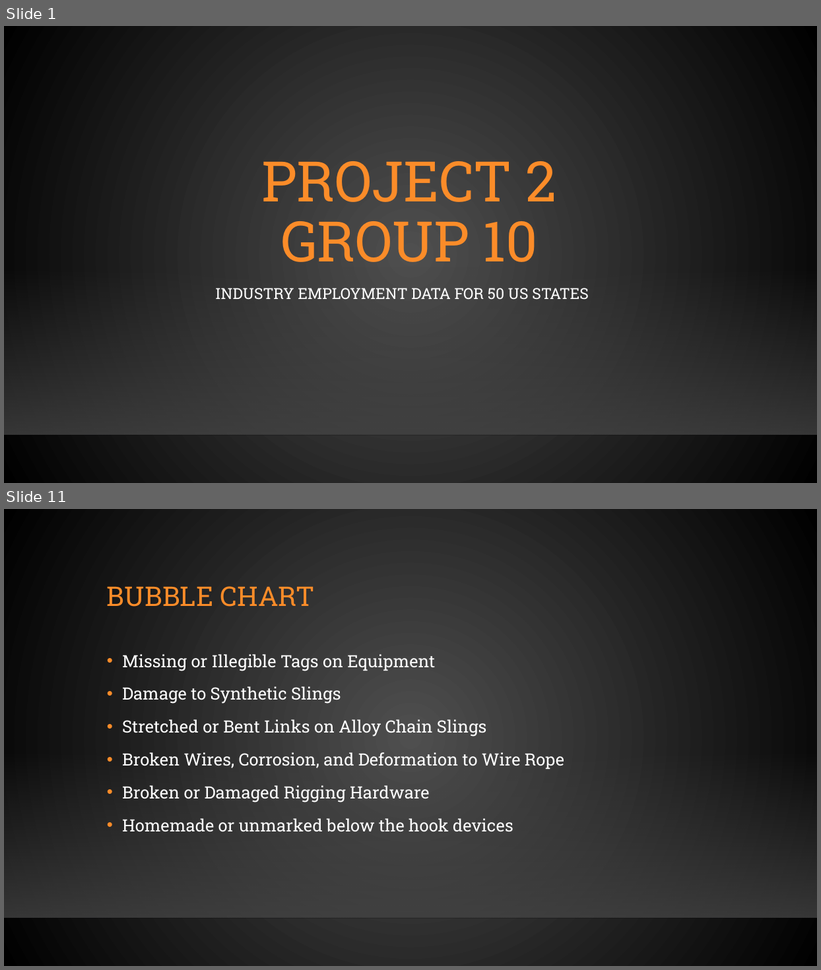
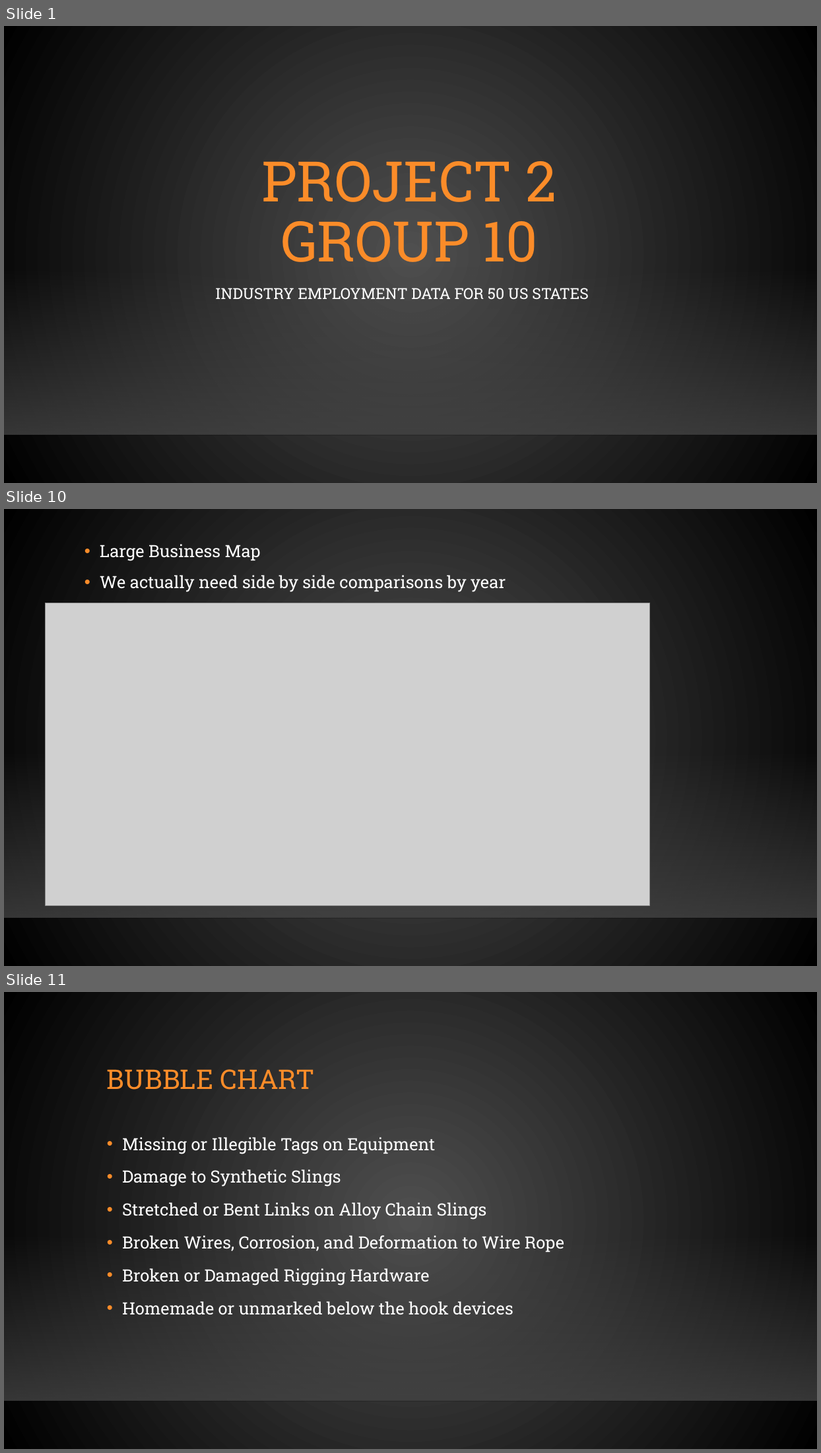
Before and after one commit to jobongie/group10_project2, a slide deck: Project_2_Group_10.pptx. Shown one above the other, each under a label of ours: slides 1 and 11 before the commit, slides 1, 10 and 11 after it; the slides between them are not shown. The pictures are 821x970 and 821x1453 pixels, drawn with LibreOffice and Linux fonts; fonts in the diff are those of the drawing; grey boxes stand for pictures; background and template pictures are left out. Boxes give left, top, right and bottom in pixels: in the first picture for what was removed or moved away, otherwise in the second. Text is boxed around its words. In the diff, an @@ line names an element or a change of style, - is before the commit and + after.

```diff
--- a/Project_2_Group_10.pptx
+++ b/Project_2_Group_10.pptx
@@ slide 10 added at [4, 509, 817, 966], background gradient #505050 to #000000; not listed: 2 template elements that a slide beside it also shows @@
@@ text added at [100, 544, 506, 592], 20 pt, text #FFFFFF @@
+• Large Business Map
+• We actually need side by side comparisons by year
@@ picture added at [45, 603, 650, 906] @@
```
Also in this commit, not shown: 6 slides changed, 7 other slides added, 7 slides removed, 58 other files.
